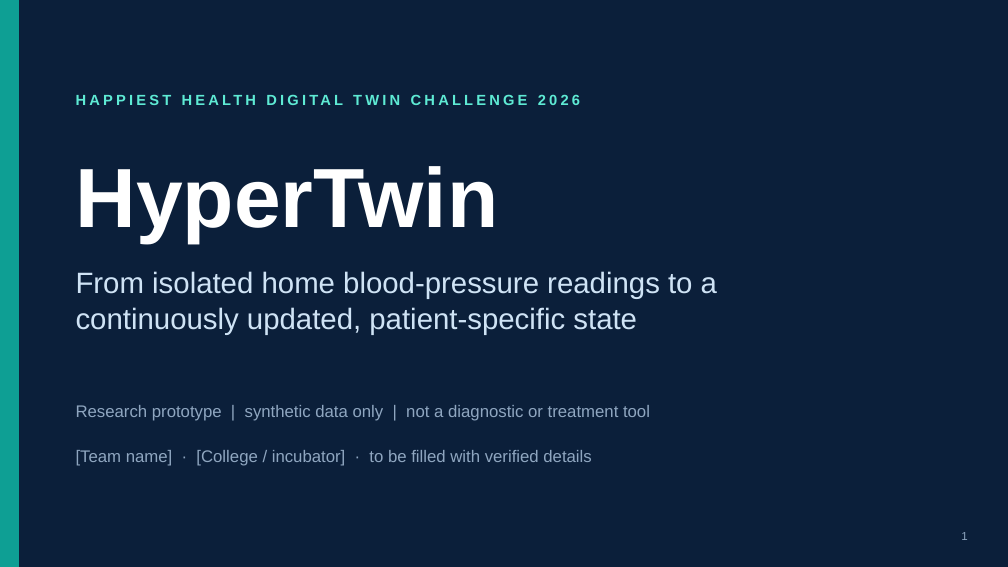
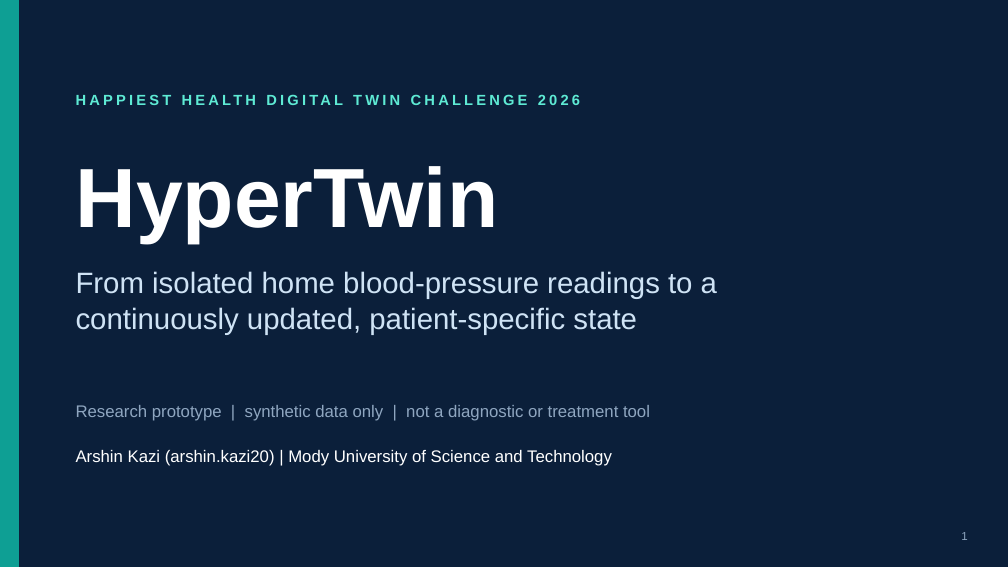
Before and after one commit to arshinkazi/HyperTwin, a slide deck: slide 1 of PRESENTATION.pptx. Drawn at 1008x567 pixels with LibreOffice and Linux fonts; fonts in the diff are those of the drawing. Boxes give left, top, right and bottom in pixels: in the first picture for what was removed or moved away, otherwise in the second. Text is boxed around its words. In the diff, an @@ line names an element or a change of style, - is before the commit and + after.

```diff
--- a/PRESENTATION.pptx
+++ b/PRESENTATION.pptx
@@ text at <box>76,450,612,466</box>: text changed; text colour #8FA6C0 to #FFFFFF @@
-[Team name] · [College / incubator] · to be filled with verified details
+Arshin Kazi (arshin.kazi20) | Mody University of Science and Technology
```
Also in this commit, not shown: 3 other slides changed.
